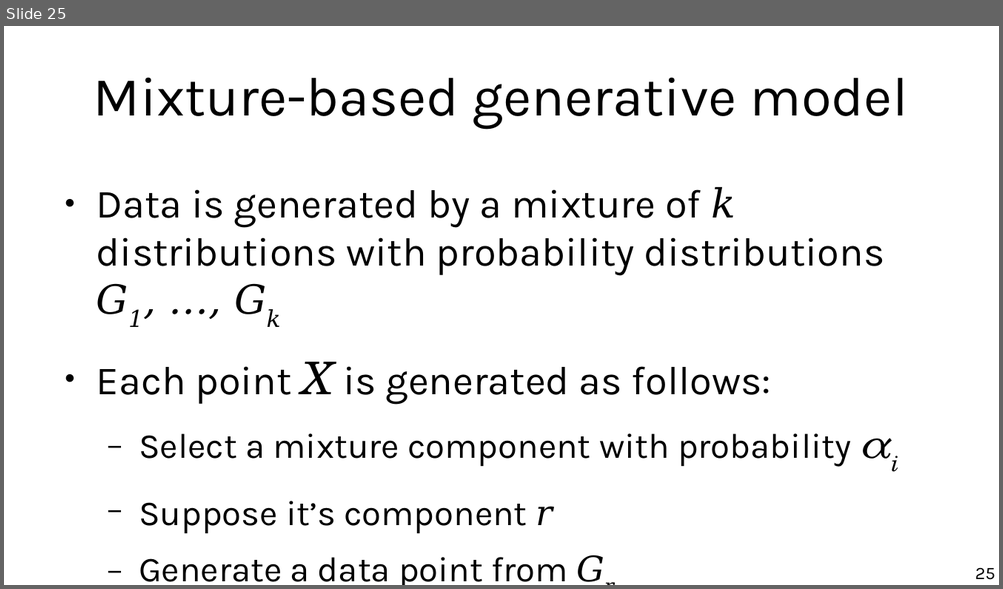
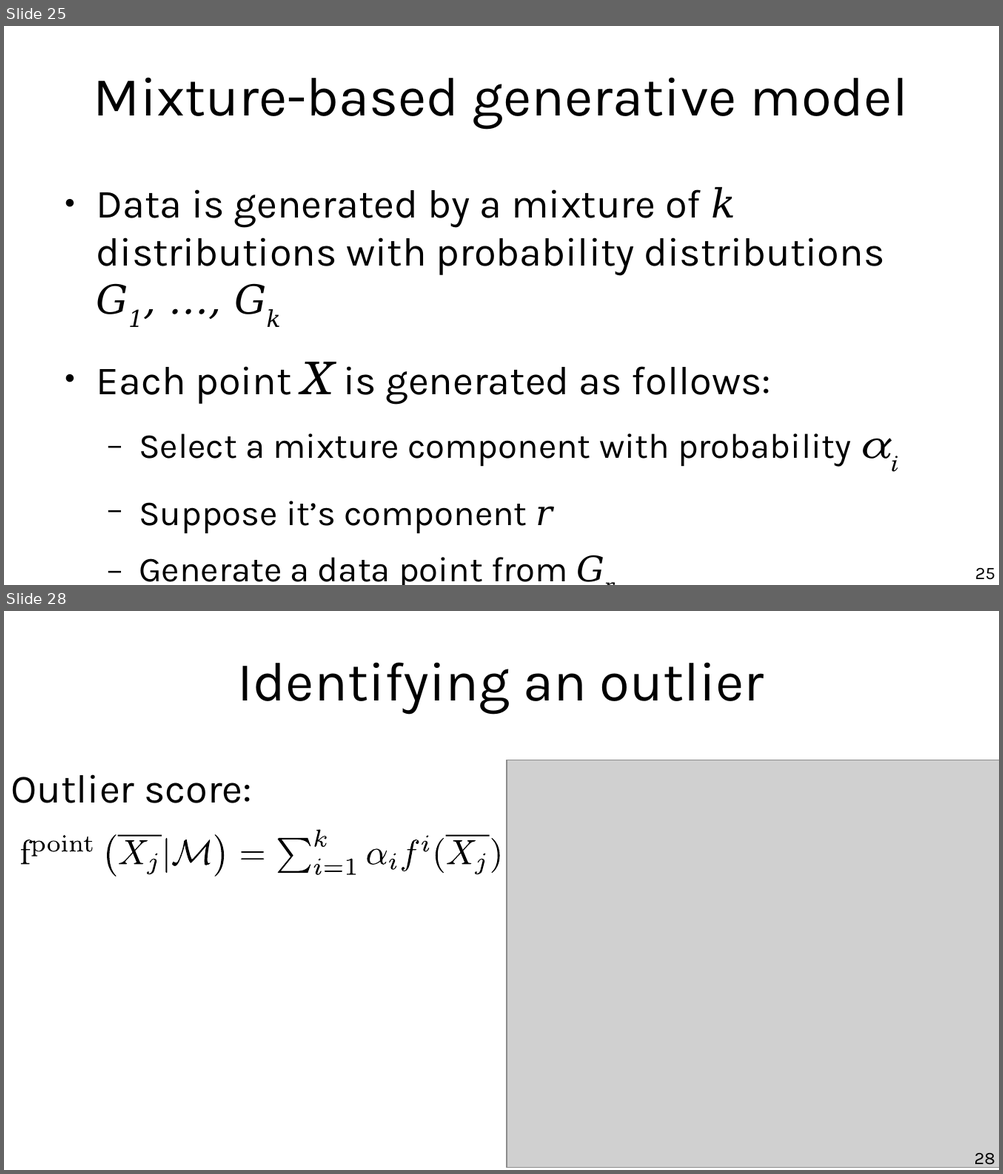
Before and after one commit to marco-calautti/data-mining-course, a slide deck: theory/tt09_outlier_detection.odp. Shown one above the other, each under a label of ours: slide 25 before the commit, slides 25 and 28 after it; the slides between them are not shown. The pictures are 1003x589 and 1003x1174 pixels, drawn with LibreOffice and Linux fonts; fonts in the diff are those of the drawing; grey boxes stand for pictures. Boxes give left, top, right and bottom in pixels: in the first picture for what was removed or moved away, otherwise in the second. Text is boxed around its words. In the diff, an @@ line names an element or a change of style, - is before the commit and + after.

```diff
--- a/theory/tt09_outlier_detection.odp
+++ b/theory/tt09_outlier_detection.odp
@@ slide 28 added at (4, 611, 999, 1170), background #FFFFFF @@
@@ title added at (238, 662, 764, 714), 44 pt, text #000000 @@
+Identifying an outlier
@@ picture added at (506, 760, 999, 1169) @@
@@ text added at (11, 775, 252, 803), 32 pt, text #000000 @@
+Outlier score:
@@ group added at (20, 830, 503, 877): 29 freeform shapes @@
@@ page number added at (974, 1153, 995, 1169), 14 pt, text #000000 @@
+28
```
Also in this commit, not shown: 5 slides changed, 23 other slides added, 3 slides removed.
